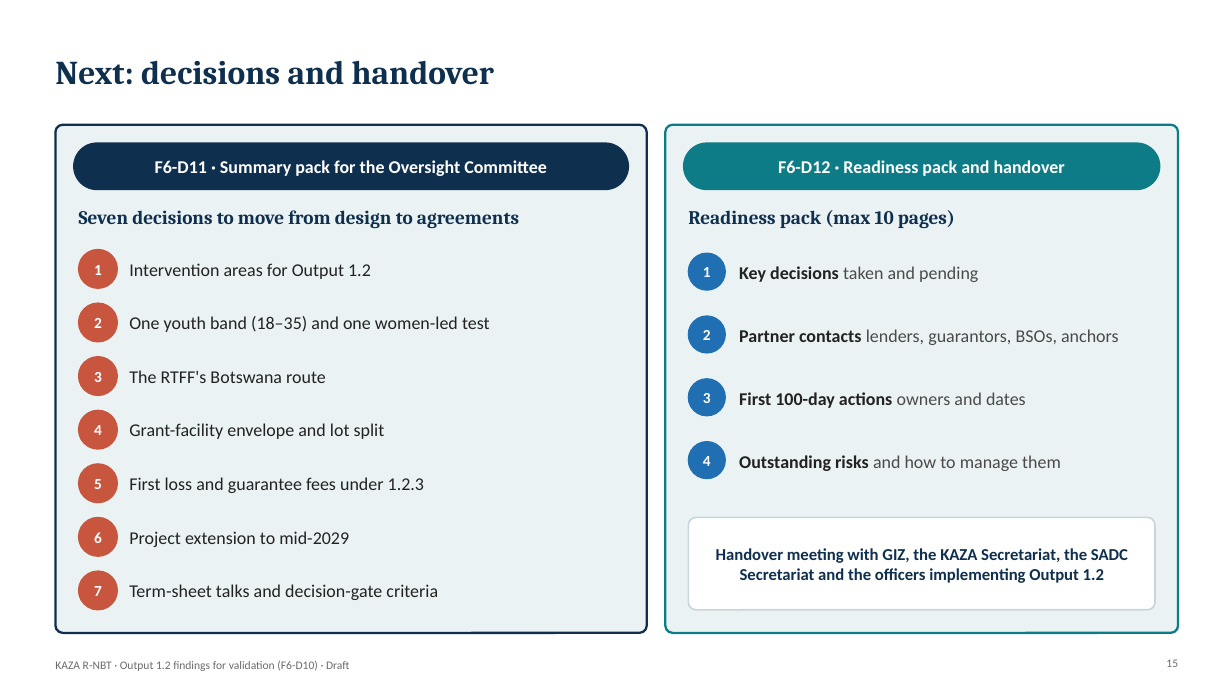
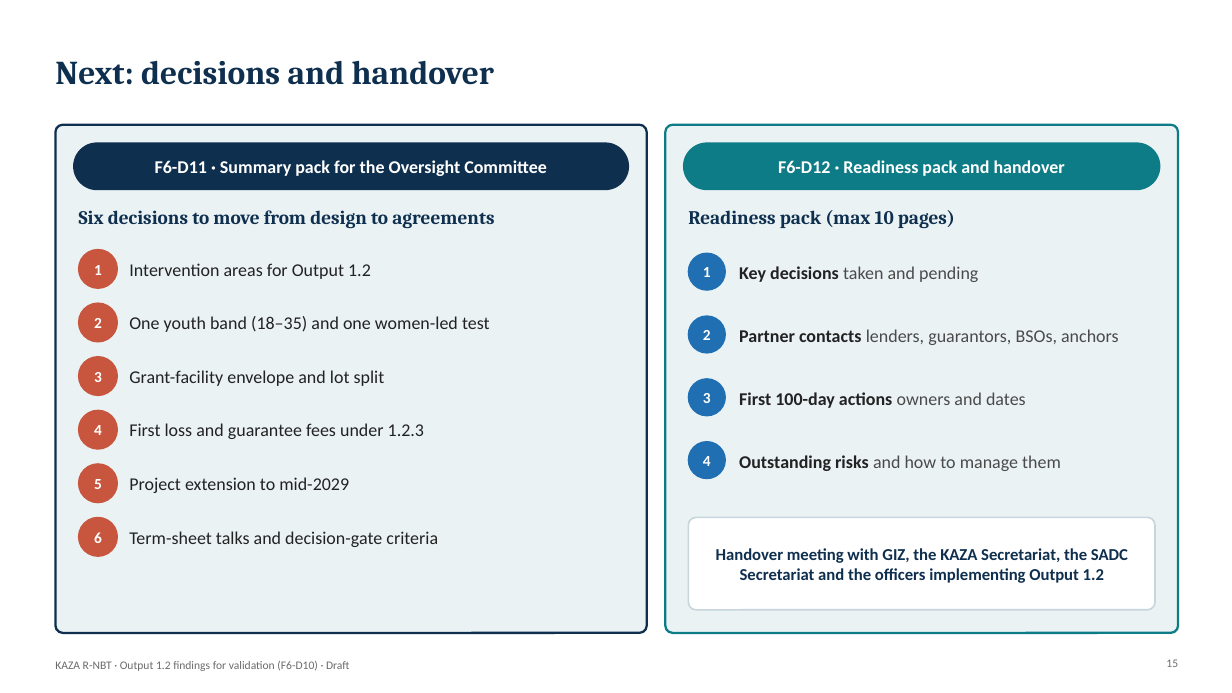
Before and after one commit to modestanz/GIZ-Works, a slide deck: slide 15 of deliverables/F6-D10_Output_1.2_Findings_for_Validation_by_Deliverable.pptx. Drawn at 1232x693 pixels with LibreOffice and Linux fonts; fonts in the diff are those of the drawing; background and template pictures are left out. Boxes give left, top, right and bottom in pixels: in the first picture for what was removed or moved away, otherwise in the second. Text is boxed around its words. In the diff, an @@ line names an element or a change of style, - is before the commit and + after.

```diff
--- a/deliverables/F6-D10_Output_1.2_Findings_for_Validation_by_Deliverable.pptx
+++ b/deliverables/F6-D10_Output_1.2_Findings_for_Validation_by_Deliverable.pptx
@@ text at <box>79,210,494,229</box>: text changed @@
-Seven decisions to move from design to agreements
+Six decisions to move from design to agreements
@@ 4 texts: place and size @@
-4 texts at <box>129,423,438,600</box>
+4 texts at <box>129,370,438,547</box>
@@ text removed at <box>129,370,326,383</box> @@
-The RTFF's Botswana route
@@ ellipse removed at <box>79,571,117,610</box> @@
@@ text removed at <box>94,586,102,596</box> @@
-7
```
Also in this commit, not shown: 14 other files.
